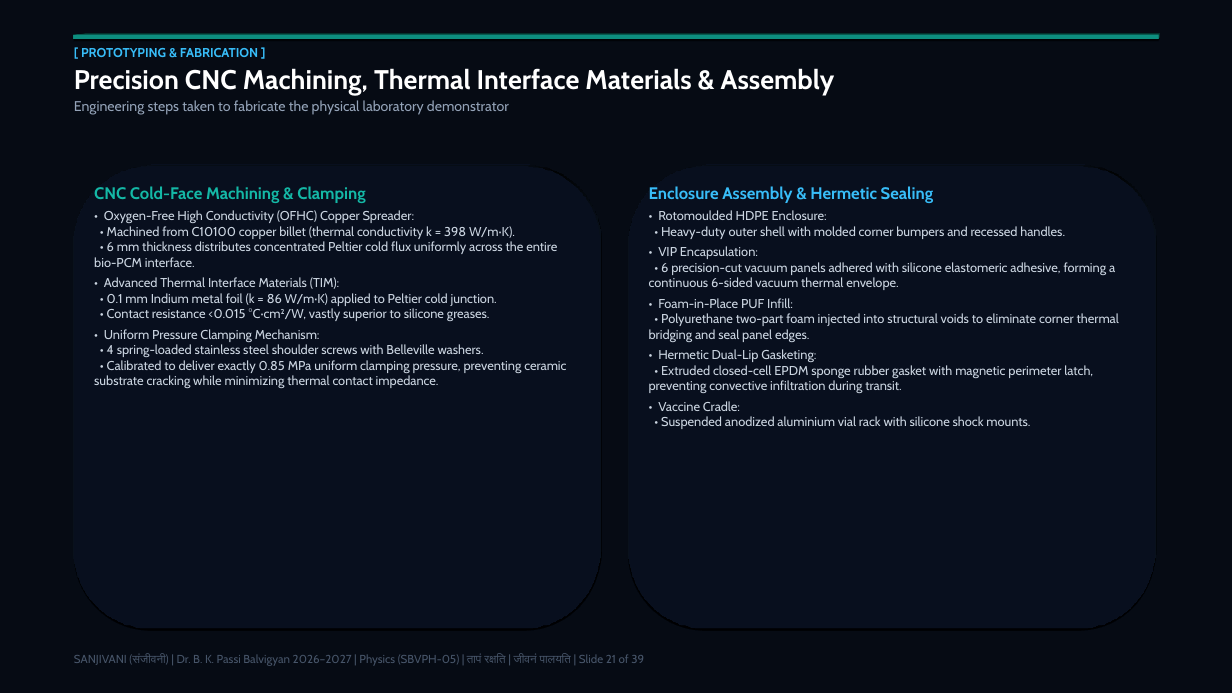
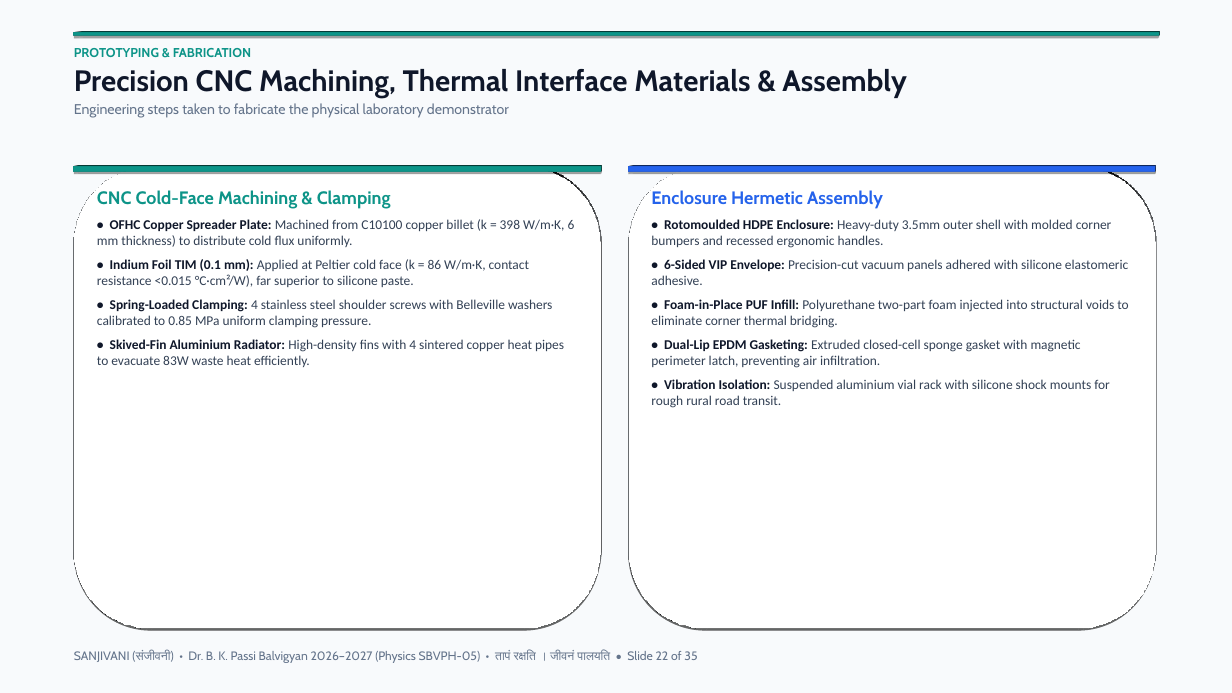
Before and after one commit to vividhedu-hash/Sanjivani, a slide deck: slide 22 of SANJIVANI_Balvigyan_Keynote_Presentation.pptx (slide 21 before the commit). Drawn at 1232x693 pixels with LibreOffice and Linux fonts; fonts in the diff are those of the drawing. Boxes give left, top, right and bottom in pixels: in the first picture for what was removed or moved away, otherwise in the second. Text is boxed around its words. In the diff, an @@ line names an element or a change of style, - is before the commit and + after.

Commit message:
Transform presentation to stunning light theme with high readability and large visual diagrams

```diff
--- a/SANJIVANI_Balvigyan_Keynote_Presentation.pptx
+++ b/SANJIVANI_Balvigyan_Keynote_Presentation.pptx
@@ rectangle at (0,0,1232,693): fill #060B14 to #F8FAFC @@
@@ text at (74,48,251,57): text changed; text colour #38BDF8 to #0D9488 @@
-[ PROTOTYPING & FABRICATION ]
+PROTOTYPING & FABRICATION
@@ rectangle at (74,32,1158,36): fill #14B8A6 to #0D9488; shadow changed @@
@@ text at (74,69,906,118): size 21 to 23 pt, text colour #FFFFFF to #0F172A in "Precision CNC Machining, Thermal Interface Materials & ..."; text colour #94A3B8 to #64748B in "Engineering steps taken to fabricate the physical ..." @@
@@ rounded rectangle at (74,166,601,628): fill #0B1528 to #FFFFFF; outline #1E3A5F 1 pt to #E2E8F0 1.5 pt; shadow changed @@
@@ rectangle added at (74,166,601,172), fill #0D9488 @@
@@ rounded rectangle at (628,166,1155,628): fill #0B1528 to #FFFFFF; outline #1E3A5F 1 pt to #E2E8F0 1.5 pt; shadow changed @@
@@ rectangle added at (628,166,1155,172), fill #2563EB @@
@@ text at (97,190,391,209): size 13 to 14 pt, text colour #14B8A6 to #0D9488 in "CNC Cold-Face Machining & Clamping" @@
@@ text at (651,190,1128,408): text changed; size 10 to 10.5 pt; font Cabin to Calibri; text colour #CBD5E1 to #334155 @@
-Enclosure Assembly & Hermetic Sealing
-• Rotomoulded HDPE Enclosure:
-• Heavy-duty outer shell with molded corner bumpers and recessed handles.
-• VIP Encapsulation:
-• 6 precision-cut vacuum panels adhered with silicone elastomeric adhesive, forming a continuous 6-sided vacuum thermal envelope.
-• Foam-in-Place PUF Infill:
-• Polyurethane two-part foam injected into structural voids to eliminate corner thermal bridging and seal panel edges.
-• Hermetic Dual-Lip Gasketing:
-• Extruded closed-cell EPDM sponge rubber gasket with magnetic perimeter latch, preventing convective infiltration during transit.
-• Vaccine Cradle:
-• Suspended anodized aluminium vial rack with silicone shock mounts.
+Enclosure Hermetic Assembly
+• Rotomoulded HDPE Enclosure: Heavy-duty 3.5mm outer shell with molded corner bumpers and recessed ergonomic handles.
+• 6-Sided VIP Envelope: Precision-cut vacuum panels adhered with silicone elastomeric adhesive.
+• Foam-in-Place PUF Infill: Polyurethane two-part foam injected into structural voids to eliminate corner thermal bridging.
+• Dual-Lip EPDM Gasketing: Extruded closed-cell sponge gasket with magnetic perimeter latch, preventing air infiltration.
+• Vibration Isolation: Suspended aluminium vial rack with silicone shock mounts for rough rural road transit.
@@ text at (97,219,575,367): text changed; size 10 to 10.5 pt; font Cabin to Calibri; text colour #CBD5E1 to #334155 @@
-• Oxygen-Free High Conductivity (OFHC) Copper Spreader:
-• Machined from C10100 copper billet (thermal conductivity k = 398 W/m·K).
-• 6 mm thickness distributes concentrated Peltier cold flux uniformly across the entire bio-PCM interface.
-• Advanced Thermal Interface Materials (TIM):
-• 0.1 mm Indium metal foil (k = 86 W/m·K) applied to Peltier cold junction.
-• Contact resistance <0.015 °C·cm²/W, vastly superior to silicone greases.
-• Uniform Pressure Clamping Mechanism:
-• 4 spring-loaded stainless steel shoulder screws with Belleville washers.
-• Calibrated to deliver exactly 0.85 MPa uniform clamping pressure, preventing ceramic substrate cracking while minimizing thermal contact impedance.
+• OFHC Copper Spreader Plate: Machined from C10100 copper billet (k = 398 W/m·K, 6 mm thickness) to distribute cold flux uniformly.
+• Indium Foil TIM (0.1 mm): Applied at Peltier cold face (k = 86 W/m·K, contact resistance <0.015 °C·cm²/W), far superior to silicone paste.
+• Spring-Loaded Clamping: 4 stainless steel shoulder screws with Belleville washers calibrated to 0.85 MPa uniform clamping pressure.
+• Skived-Fin Aluminium Radiator: High-density fins with 4 sintered copper heat pipes to evacuate 83W waste heat efficiently.
@@ text at (74,650,697,663): text changed; size 9 to 9.5 pt; text colour #475569 to #64748B @@
-SANJIVANI (संजीवनी) | Dr. B. K. Passi Balvigyan 2026–2027 | Physics (SBVPH-05) | तापं रक्षति | जीवनं पालयति | Slide 21 of 39
+SANJIVANI (संजीवनी) • Dr. B. K. Passi Balvigyan 2026–2027 (Physics SBVPH-05) • तापं रक्षति । जीवनं पालयति • Slide 22 of 35
```
Also in this commit, not shown: 33 other slides changed, 1 slide added, 5 slides removed, 3 other files.
